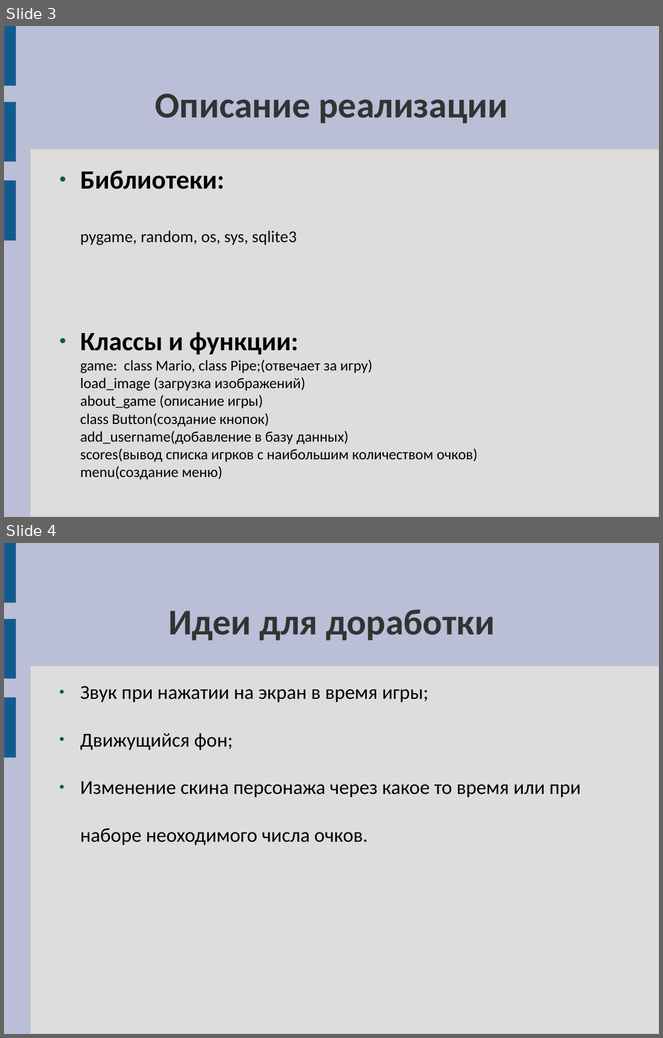
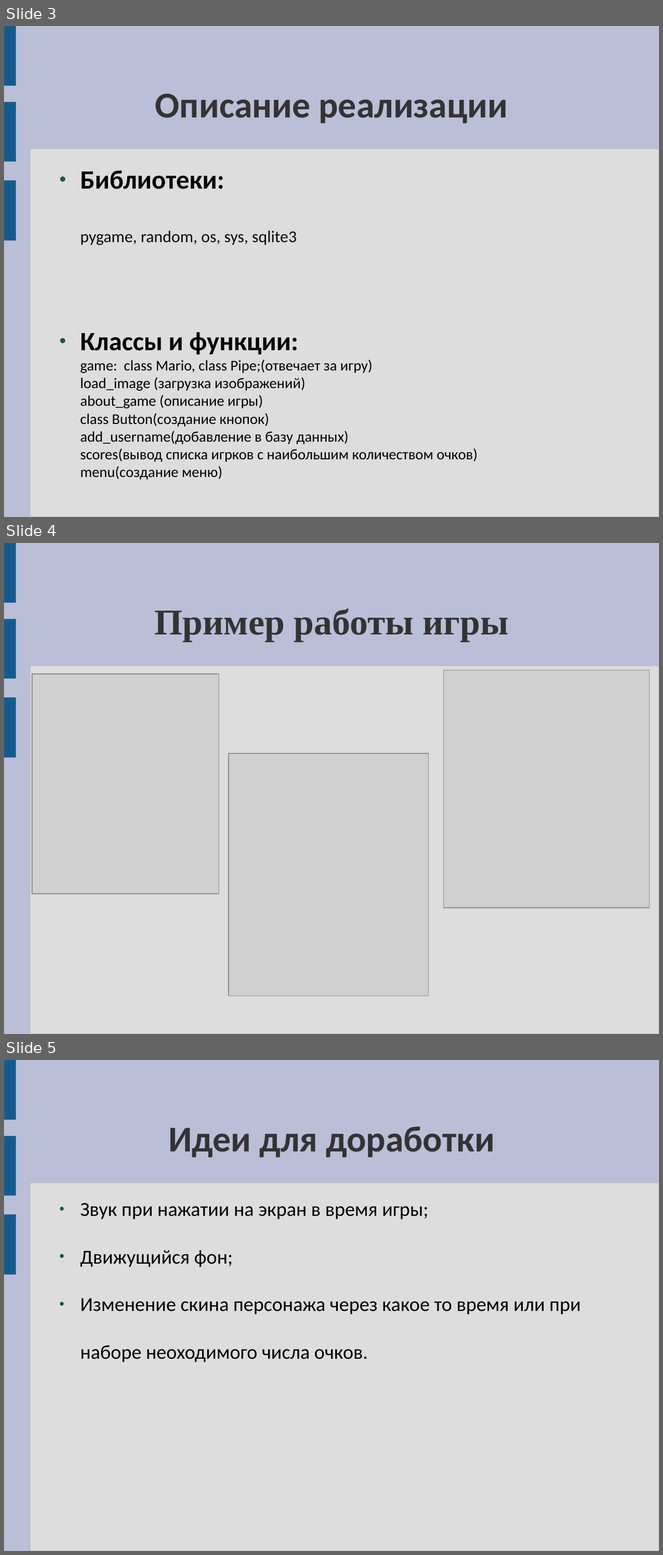
Before and after one commit to lnivnv/projects, a slide deck: flyingmario.odp. Shown one above the other, each under a label of ours: slides 3 and 4 before the commit, slides 3, 4 and 5 after it. The pictures are 663x1038 and 663x1555 pixels, drawn with LibreOffice and Linux fonts; fonts in the diff are those of the drawing; grey boxes stand for pictures. Boxes give left, top, right and bottom in pixels: in the first picture for what was removed or moved away, otherwise in the second. Text is boxed around its words. In the diff, an @@ line names an element or a change of style, - is before the commit and + after.

```diff
--- a/flyingmario.odp
+++ b/flyingmario.odp
@@ slide 4 added at box(4, 543, 659, 1034), background #BABED6; not listed: 4 template elements that a slide beside it also shows @@
@@ title added at box(154, 609, 509, 641), 44 pt, text #333333, bold @@
+Пример работы игры
@@ picture added at box(32, 674, 219, 894) @@
@@ picture added at box(444, 670, 650, 908) @@
@@ picture added at box(229, 754, 428, 996) @@
@@ what was slide 4 is now slide 5 @@
```
Also in this commit, not shown: 1 other file.
